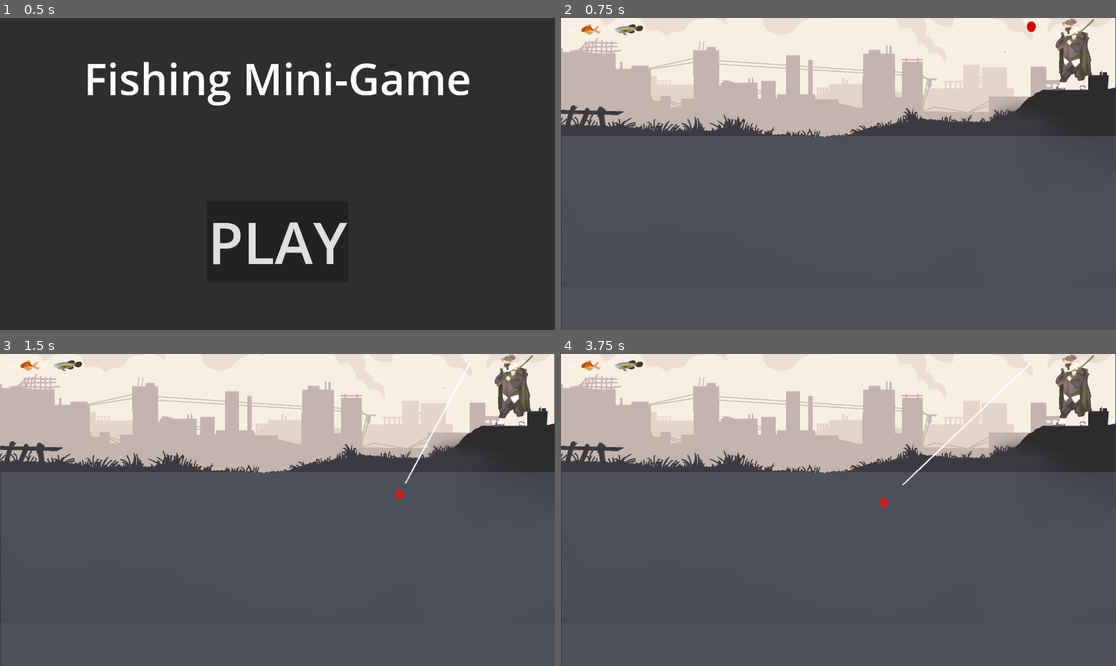
Above: before the commit, frames 1-4 (two rows, left to right).
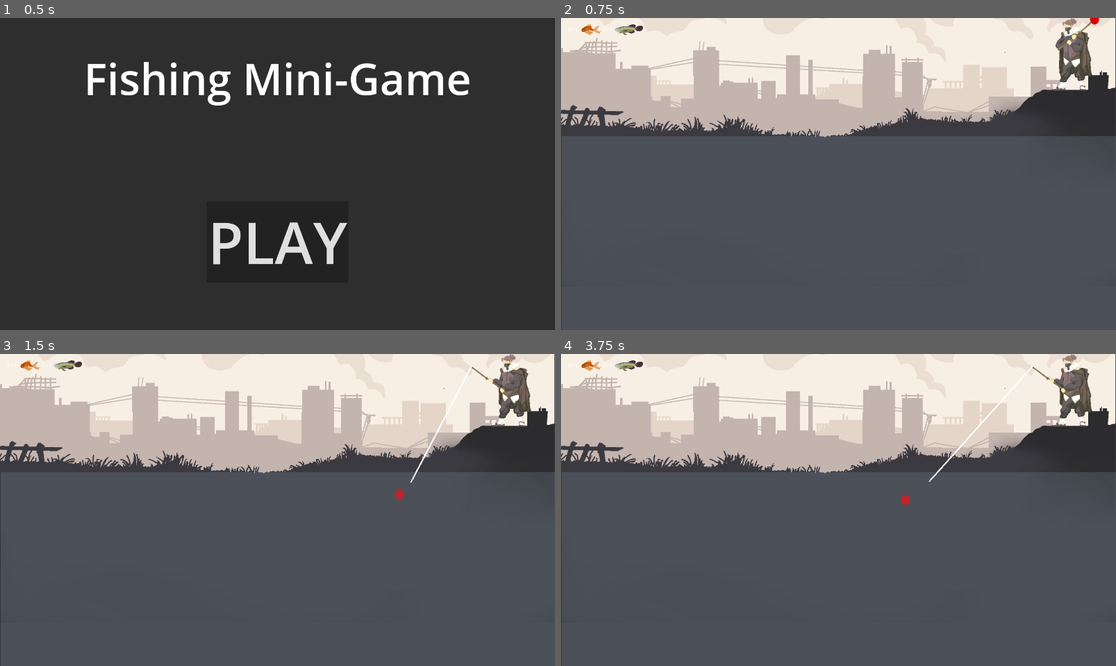
Above: after the commit, the same moments.

Repository: RajwolChapagain/Fishing-Mini-Game
Game: Godot game, scene res://main.tscn
The game is run twice, just before and just after one commit, with the same random seed, the same clock (stepped at 60 frames per second) and the same inputs.
Inputs (mouse positions are in pixels of both pictures, inside the frame that each line leads up to):
- Up to frame 1 (0.5 s): no input
- Up to frame 2 (0.75 s): click "PLAY" at 0.5 s
- Up to frame 3 (1.5 s): tap Enter at 1.25 s; move the mouse to (399, 494) at 1.27 s; press the mouse at (399, 494) at 1.28 s
- Up to frame 4 (3.75 s): tap Space at 2, 3.5 s; move the mouse to (727, 525) at 2.02 s; release the mouse at (727, 525) at 2.03 s; click (727, 525) at 2.1 s; tap Enter at 2.75 s; move the mouse to (894, 441) at 2.77 s; press the mouse at (894, 441) at 2.78 s; move the mouse to (810, 572) at 3.52 s; release the mouse at (810, 572) at 3.53 s; click (810, 572) at 3.6 s

Frame 1 is identical in both runs. In frame 2, less than 0.1% of the frame differs, in the area x 83-97%, y 0-5%; in frame 3, 0.5%; in frame 4, 0.6%, in the area x 57-97%, y 0-50%.

Commit message:
Update cast line when thrown

Diff:
--- a/fisherman/fisherman.gd
+++ b/fisherman/fisherman.gd
@@ -1,4 +1,7 @@
 extends Sprite2D
+
+@export var pull_sprite : Texture2D
+@export var cast_sprite : Texture2D
 
 var water_level = global_position.y
 var is_thrown = false
@@ -35,6 +38,8 @@
 
 func throw_fishing_line(pos):
 	if pos.x < $Marker2D.global_position.x and pos.y > water_level:
+		texture = cast_sprite
+		$FishingLine.points[0] = $CastMarker.position
 		var bobber_tween = get_tree().create_tween()
 		bobber_tween.tween_property($Bobber, "global_position", pos, 0.2)
 		is_thrown = true
@@ -47,6 +52,8 @@
 		$Bobber/SpookRadius/Sprite2D.visible = false
 
 func pull_fishing_line():
+	$FishingLine.points[0] = $Marker2D.position
+	texture = pull_sprite
 	clicks_to_pull = 0
 	catch_hooked_fish()
 	$Bobber.position = $Marker2D.position
--- a/fisherman/fisherman.tscn
+++ b/fisherman/fisherman.tscn
@@ -1,7 +1,8 @@
-[gd_scene load_steps=7 format=3 uid="uid://bdoobp6pin4av"]
+[gd_scene load_steps=8 format=3 uid="uid://bdoobp6pin4av"]
 
 [ext_resource type="Texture2D" uid="uid://cqcmxgmbwt5ba" path="res://fisherman/fisherman_stand.png" id="1_xcn7o"]
 [ext_resource type="Script" path="res://fisherman/fisherman.gd" id="2_7vo1l"]
+[ext_resource type="Texture2D" uid="uid://c1aehnrk5cgx4" path="res://fisherman/fisherman_cast.png" id="3_cqskg"]
 [ext_resource type="Texture2D" uid="uid://73joyn7u5fnm" path="res://fisherman/bobber.svg" id="3_m1dq7"]
 [ext_resource type="Texture2D" uid="uid://qarx4tdy6i8o" path="res://spook_radius.svg" id="4_p7x7k"]
 
@@ -14,15 +15,17 @@
 [node name="Fisherman" type="Sprite2D"]
 texture = ExtResource("1_xcn7o")
 script = ExtResource("2_7vo1l")
+pull_sprite = ExtResource("1_xcn7o")
+cast_sprite = ExtResource("3_cqskg")
 
 [node name="Marker2D" type="Marker2D" parent="."]
-position = Vector2(-102, -95)
+position = Vector2(117, -122)
 
 [node name="FishingLine" type="Line2D" parent="."]
 width = 5.0
 
 [node name="Bobber" type="Area2D" parent="."]
-position = Vector2(-102, -95)
+position = Vector2(117, -121)
 
 [node name="Sprite2D" type="Sprite2D" parent="Bobber"]
 texture = ExtResource("3_m1dq7")
@@ -41,4 +44,7 @@
 scale = Vector2(1e-05, 1e-05)
 texture = ExtResource("4_p7x7k")
 
+[node name="CastMarker" type="Marker2D" parent="."]
+position = Vector2(-98, -82)
+
 [connection signal="area_entered" from="Bobber" to="." method="_on_bobber_area_entered"]
--- a/level1/level_1.tscn
+++ b/level1/level_1.tscn
@@ -34,6 +34,7 @@
 texture = ExtResource("3_hdq74")
 
 [node name="Water" type="Sprite2D" parent="."]
+z_index = 1
 position = Vector2(962, 744)
 texture = ExtResource("4_fjsdl")
 
